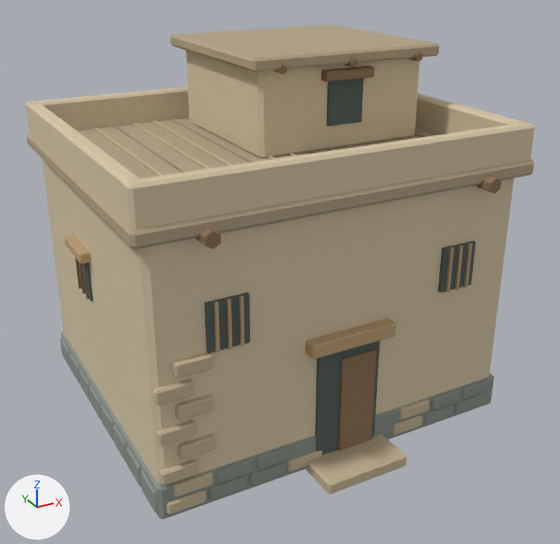
Before and after pictures for a commit that changed the glTF model public/assets/models/house_large.glb.
Both versions are drawn from a 50 mm lens placed at (-4.44, -8.46, 5.87), pointed at (-0.01, -0.4, 1.84). Lighting does not change. The marker at lower left points along +X, +Y and +Z. The first picture is the older version. Vertices at exactly the same position are counted once.

The first picture shows 'house_large.001'.
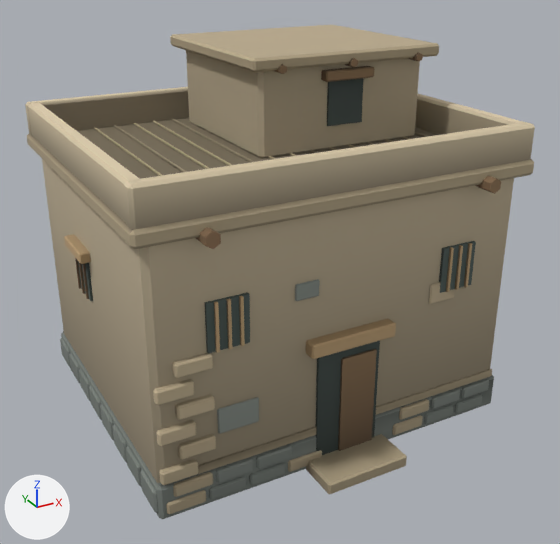
Where the change shows, as pixel boxes [x1, y1, x2, y2] in the pictures (560 x 544 px):
part 1 of me_cube_614, added: after [166, 369, 492, 485]
part 2 of me_cube_614, added: after [217, 397, 259, 434]
part 3 of me_cube_614, added: after [429, 282, 455, 304]
part 4 of me_cube_614, added: after [295, 279, 320, 301]
part 5 of me_cube_614, recoloured (darker): [26, 42, 534, 519] in both

The change, as a diff of the scene's bpy script:
```diff
--- a/public/assets/models/house_large.glb.py
+++ b/public/assets/models/house_large.glb.py
@@ me_cube_614 @@
 # used by ob_house_large_001; location = (0.0, 0.0, 0.0)
-me_cube_614.from_pydata(...)  # 2012 vertices, 3596 faces; spans x -2.48..2.48, y -2.54..2.2, z 0.0..4.59
+me_cube_614.from_pydata(...)  # 2068 vertices, 3692 faces; spans x -2.48..2.48, y -2.54..2.2, z 0.0..4.59
+# me_cube_614 part 1: a new loose piece, a box spanning x -2.3..2.3, y -2.022..-2.002, z 0.47..0.57, in mat_way_vertex_palette
+# me_cube_614 part 2: a new loose piece of 16 vertices spanning x -1.66..-1.16, y -2.03..-2.0, z 0.9..1.22, in mat_way_vertex_palette
+# me_cube_614 part 3: a new loose piece of 16 vertices spanning x 1.13..1.51, y -2.03..-2.0, z 1.8..2.06, in mat_way_vertex_palette
+# me_cube_614 part 4: a new loose piece of 16 vertices spanning x -0.71..-0.41, y -2.03..-2.0, z 2.27..2.47, in mat_way_vertex_palette
+# me_cube_614 part 5: 3539 kept faces spanning x -2.48..2.48, y -2.54..2.2, z 0.0..4.59 get new vertex colours
 me_cube_614.materials.append(mat_way_vertex_palette)
```
